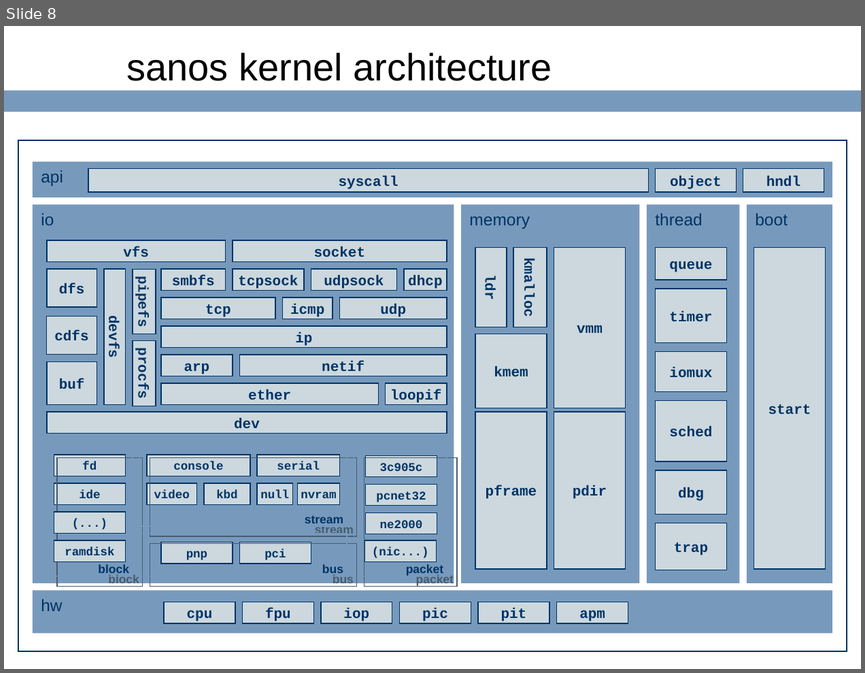
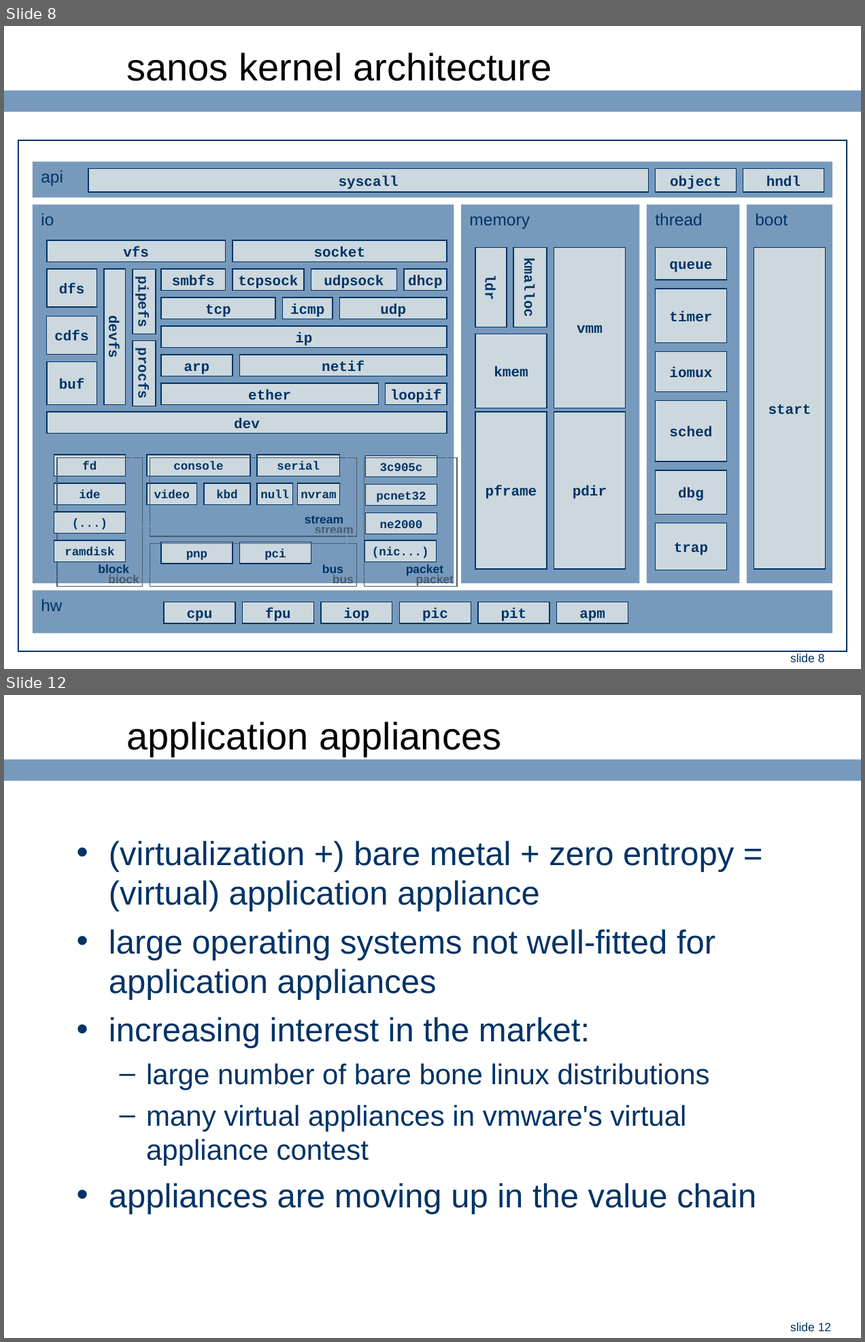
Before and after one commit to ringgaard/sanos, a slide deck: doc/jbox-intel.ppt. Shown one above the other, each under a label of ours: slide 8 before the commit, slides 8 and 12 after it; the slides between them are not shown. The pictures are 865x673 and 865x1342 pixels, drawn with LibreOffice and Linux fonts; fonts in the diff are those of the drawing; background and template pictures are left out. Boxes give left, top, right and bottom in pixels: in the first picture for what was removed or moved away, otherwise in the second. Text is boxed around its words. In the diff, an @@ line names an element or a change of style, - is before the commit and + after.

```diff
--- a/doc/jbox-intel.ppt
+++ b/doc/jbox-intel.ppt
@@ slide 12 added at box(4, 695, 861, 1338), background #FFFFFF; not listed: 2 template elements that a slide beside it also shows @@
@@ title added at box(126, 722, 502, 756), 32 pt, text #000000 @@
+application appliances
@@ text added at box(109, 841, 756, 1214), 28 pt, text #003366 @@
+• (virtualization +) bare metal + zero entropy = (virtual) application appliance
+• large operating systems not well-fitted for application appliances
+• increasing interest in the market:
+  – large number of bare bone linux distributions
+  – many virtual appliances in vmware's virtual appliance contest
+• appliances are moving up in the value chain
@@ slide 8 changed as well @@
@@ page number added at box(790, 653, 825, 662), 10 pt, text #003366 @@
+slide 8
```
Also in this commit, not shown: 8 other slides changed, 6 other slides added.
